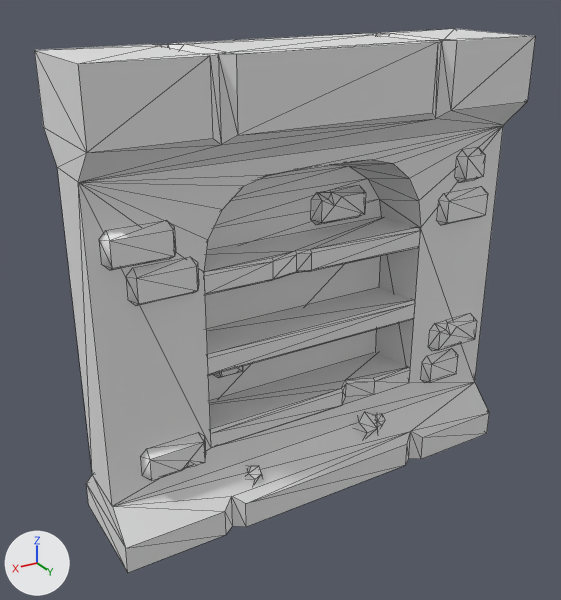
An edit to the glTF model public/models/wall_02.glb, drawn before and after from the same camera.
Before and after are seen from a 50 mm lens placed at (0.872, 1.85, 0.638), pointed at (0.049, 0.478, -0.048). The lights are fixed; the arrows at lower left show +X, +Y and +Z. Mesh edges are drawn as thin lines. Vertices at the same position are counted once.

The scene before the commit, as lines of its bpy script (objects in view):
```python
me_cube_002 = bpy.data.meshes.new('Cube.002')
me_cube_002.from_pydata(...)  # 516 vertices, 705 faces; spans x -0.5..0.5, y 0.375..0.625, z -0.5..0.5
ob_wall_inset_shelves_001 = bpy.data.objects.new('wall_inset_shelves.001', me_cube_002)
ob_wall_inset_shelves_001.location = (0.0, 0.0, 0.0)
```
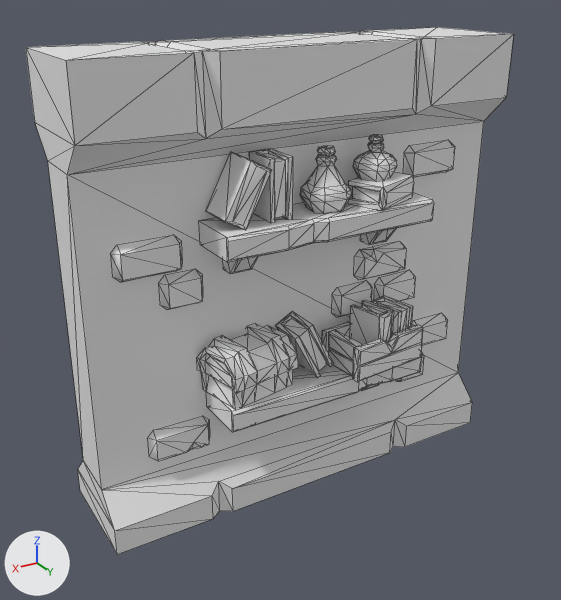
Commit message: Update walls models

The edits, one by one:
me_cube_002 is used by ob_wall_inset_shelves_001; location (0.0, 0.0, 0.0).
me_cube_002 had 516 vertices, 705 faces and spanned x -0.5..0.5, y 0.375..0.625, z -0.5..0.5.
me_cube_002 now has 802 vertices, 1378 faces and spans x -0.5..0.5, y 0.313..0.654, z -0.5..0.5.
me_cube_002 part 1: the loose piece of 17 vertices spanning x -0.195..-0.049, y 0.447..0.469, z 0.1..0.176 is moved by (-0.088, 0.051, -0.135).
me_cube_002 part 2: the loose piece of 17 vertices spanning x 0.285..0.431, y 0.56..0.582, z -0.343..-0.267 is moved by (-0.04, -0.062, -0.004).
me_cube_002 part 3: the loose piece of 12 vertices spanning x 0.284..0.43, y 0.56..0.582, z 0.051..0.128 is moved by (0.005, -0.062, 0.027).
me_cube_002 part 4: the loose piece of 12 vertices spanning x -0.467..-0.321, y 0.56..0.582, z 0.086..0.162 is moved by (0.057, -0.062, 0.105).
me_cube_002 part 5: the loose piece of 12 vertices spanning x 0.077..0.188, y 0.418..0.44, z -0.041..0.035 is turned -180 degrees about the z axis through its middle, then moved by (-0.265, 0.08, -0.075).
me_cube_002 part 6: the loose piece of 108 vertices spanning x -0.5..0.5, y 0.375..0.625, z -0.5..0.5 is rebuilt with 72 vertices and now spans x -0.5..0.5, y 0.313..0.562, z -0.5..0.5.
me_cube_002 part 7: 24 loose pieces with 285 vertices, spanning x -0.474..0.474, y 0.395..0.605, z -0.429..0.257, are deleted.
me_cube_002 part 8: 53 vertices removed from x -0.273..0.272, y 0.447..0.562, z -0.313..0.09; 660 vertices added at x -0.436..0.343, y 0.464..0.654, z -0.342..0.312.

What differs and where, as boxes (x1, y1, x2, y2) in the pictures (561 x 600 px; the box of a moved part takes in the faces that stretch with it):
'wall_inset_shelves.001', reshaped: before (35, 29, 535, 572); after (26, 27, 514, 554)
part 1 of me_cube_002, moved or reshaped: before (312, 187, 366, 225); after (355, 242, 406, 280)
part 2 of me_cube_002, moved or reshaped: before (142, 434, 206, 480); after (149, 417, 210, 461)
part 3 of me_cube_002, moved or reshaped: before (127, 258, 199, 305); after (111, 236, 182, 282)
part 4 of me_cube_002, moved or reshaped: before (438, 187, 488, 225); after (404, 141, 455, 177)
part 5 of me_cube_002, moved or reshaped (not visible before): after (332, 281, 372, 317)
part 6 of me_cube_002, rebuilt: before (35, 29, 535, 572); after (26, 27, 514, 554)
part 7 of me_cube_002, deleted: before (100, 148, 485, 483)
part 8 of me_cube_002, built on: before (204, 217, 420, 448); after (160, 135, 448, 432)
